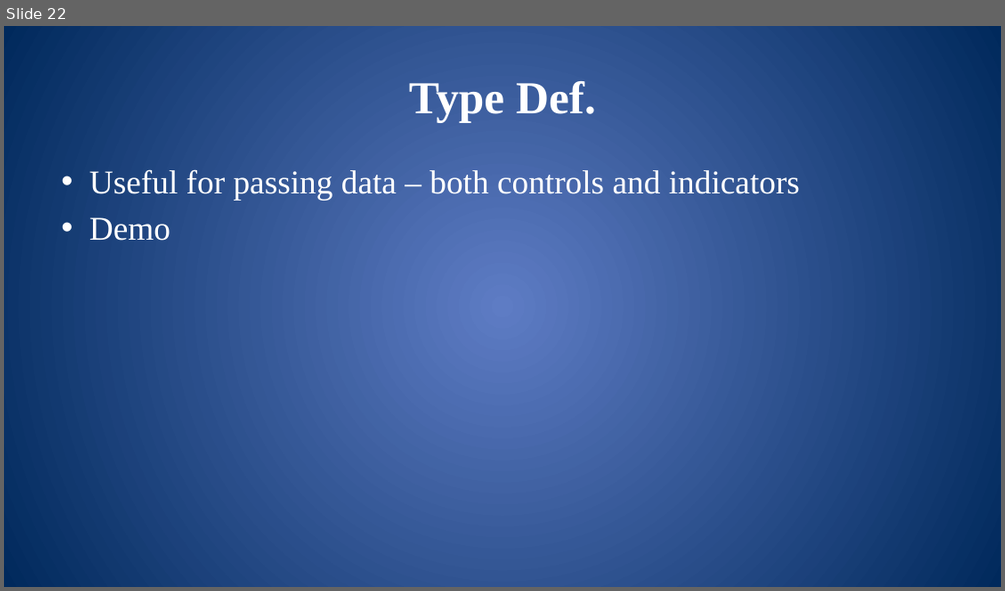
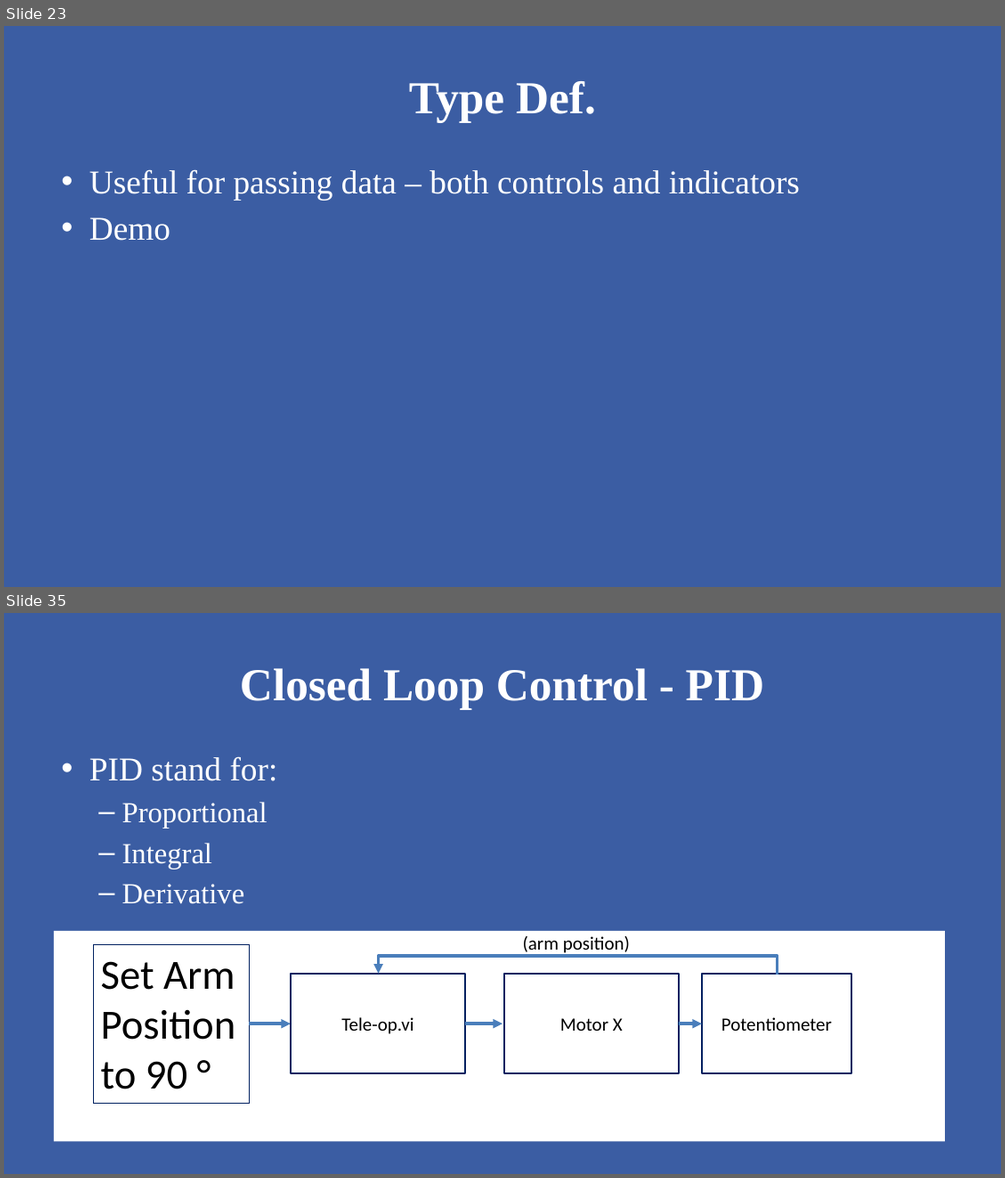
Before and after one commit to mshafer1/frc-labview-workshops, a slide deck: files/2020/LabVIEW_Advanced.pptx. Shown one above the other, each under a label of ours: slide 22 before the commit, slides 23 and 35 after it; the slides between them are not shown. The pictures are 1005x591 and 1005x1178 pixels, drawn with LibreOffice and Linux fonts; fonts in the diff are those of the drawing. Boxes give left, top, right and bottom in pixels: in the first picture for what was removed or moved away, otherwise in the second. Text is boxed around its words. In the diff, an @@ line names an element or a change of style, - is before the commit and + after.

```diff
--- a/files/2020/LabVIEW_Advanced.pptx
+++ b/files/2020/LabVIEW_Advanced.pptx
@@ slide 35 added at [4, 613, 1001, 1174], background gradient #5E7CC5 to #00295C; not listed: 1 template element that a slide beside it also shows @@
@@ title added at [240, 668, 764, 710], 44 pt, text #FFFFFF, bold @@
+Closed Loop Control - PID
@@ text added at [89, 756, 278, 904], 28 pt, text #FFFFFF @@
+• PID stand for:
+  – Proportional
+  – Integral
+  – Derivative
@@ rectangle added at [54, 931, 946, 1142], fill #FFFFFF @@
@@ rectangle added at [94, 944, 250, 1103], outline #002060 0.75 pt, 40 pt, text #000000 @@
+Set Arm Position to 90 °
@@ elbow arrow added from (777, 974) to (379, 973), #4B7EBC 3 pt @@
@@ text added at [523, 936, 630, 955], 18 pt, text #000000 @@
+(arm position)
@@ rectangle added at [291, 973, 465, 1073], fill #FFFFFF, outline #002060 2 pt, 18 pt, text #000000 @@
+Tele-op.vi
@@ rectangle added at [504, 973, 679, 1073], fill #FFFFFF, outline #002060 2 pt, 18 pt, text #000000 @@
+Motor X
@@ rectangle added at [702, 973, 851, 1073], fill #FFFFFF, outline #002060 2 pt, 18 pt, text #000000 @@
+Potentiometer
@@ arrow added from (250, 1023) to (291, 1023), #4B7EBC 3 pt @@
@@ arrow added from (465, 1023) to (502, 1023), #4B7EBC 3 pt @@
@@ arrow added from (679, 1023) to (702, 1023), #4B7EBC 3 pt @@
@@ what was slide 22 is now slide 23 @@
@@ slide 23 changed as well @@
@@ rectangle added at [4, 26, 1001, 587], fill #3B5DA3 @@
```
Also in this commit, not shown: 22 other slides changed, 20 other slides added, 1 other file.
